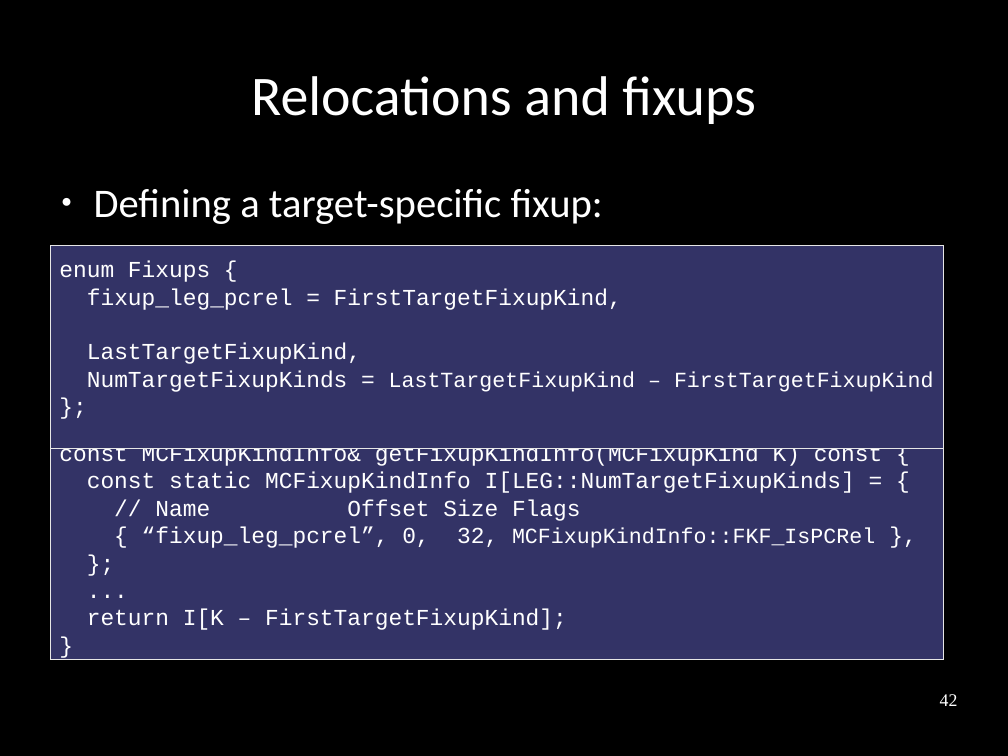
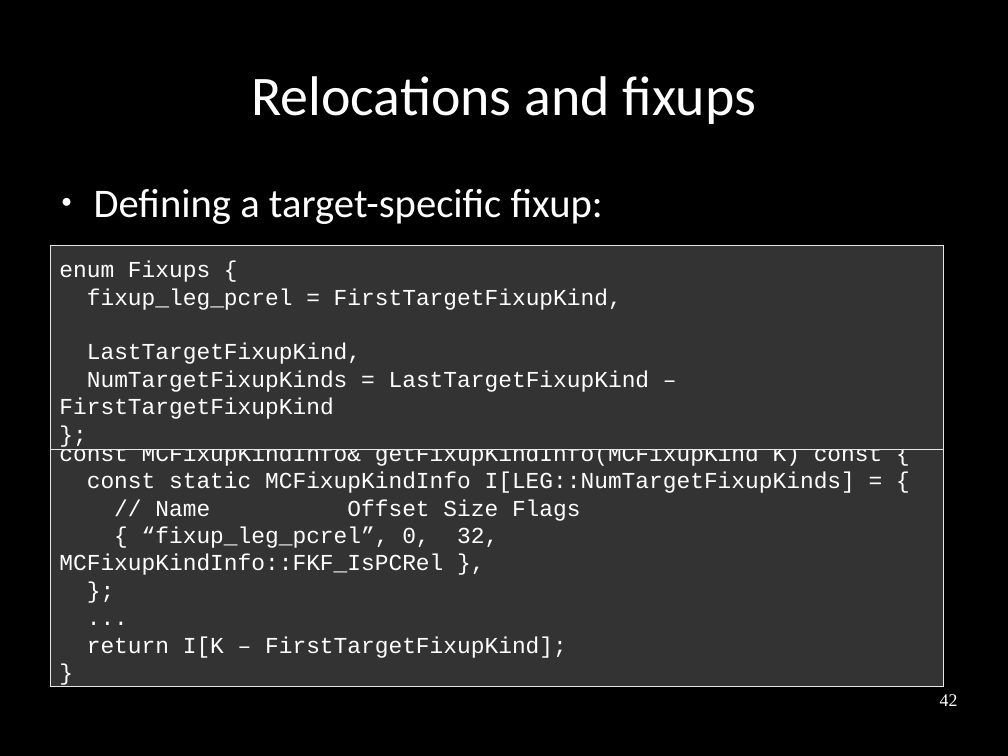
Before and after one commit to frasercrmck/llvm-leg, a slide deck: slide 42 of docs/Codeplay/Slides.odp. Drawn at 1008x756 pixels with LibreOffice and Linux fonts; fonts in the diff are those of the drawing. Boxes give left, top, right and bottom in pixels: in the first picture for what was removed or moved away, otherwise in the second. Text is boxed around its words. In the diff, an @@ line names an element or a change of style, - is before the commit and + after.

Commit message:
Using presentation-friendly color for code boxes.

```diff
--- a/docs/Codeplay/Slides.odp
+++ b/docs/Codeplay/Slides.odp
@@ rectangle "enum Fixups {" at <box>50,246,943,450</box>: fill #333366 to #333333 @@
@@ text in rectangle at <box>59,370,650,419</box>: size 17 to 18 pt in "LastTargetFixupKind – FirstTargetFixupKind" @@
@@ rectangle "const MCFixupKindInfo& getFixupKindInfo(MCFixupKind K) const ..." at <box>50,430,943,687</box>: fill #333366 to #333333 @@
@@ rectangle "const MCFixupKindInfo& getFixupKindInfo(MCFixupKind K) const ...": place and size @@
-rectangle "const MCFixupKindInfo& getFixupKindInfo(MCFixupKind K) const ..." at <box>50,430,943,660</box>
+rectangle "const MCFixupKindInfo& getFixupKindInfo(MCFixupKind K) const ..." at <box>50,430,943,687</box>
@@ text in rectangle at <box>59,527,498,575</box>: size 17 to 18 pt in "MCFixupKindInfo::FKF_IsPCRel" @@
```
Also in this commit, not shown: 28 other slides changed.
